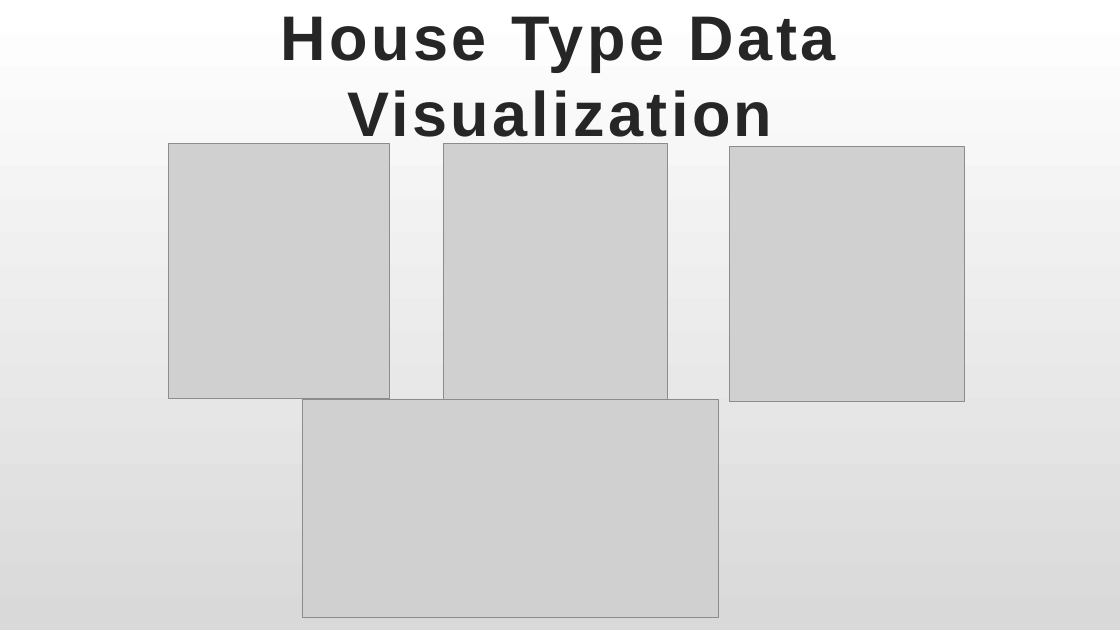
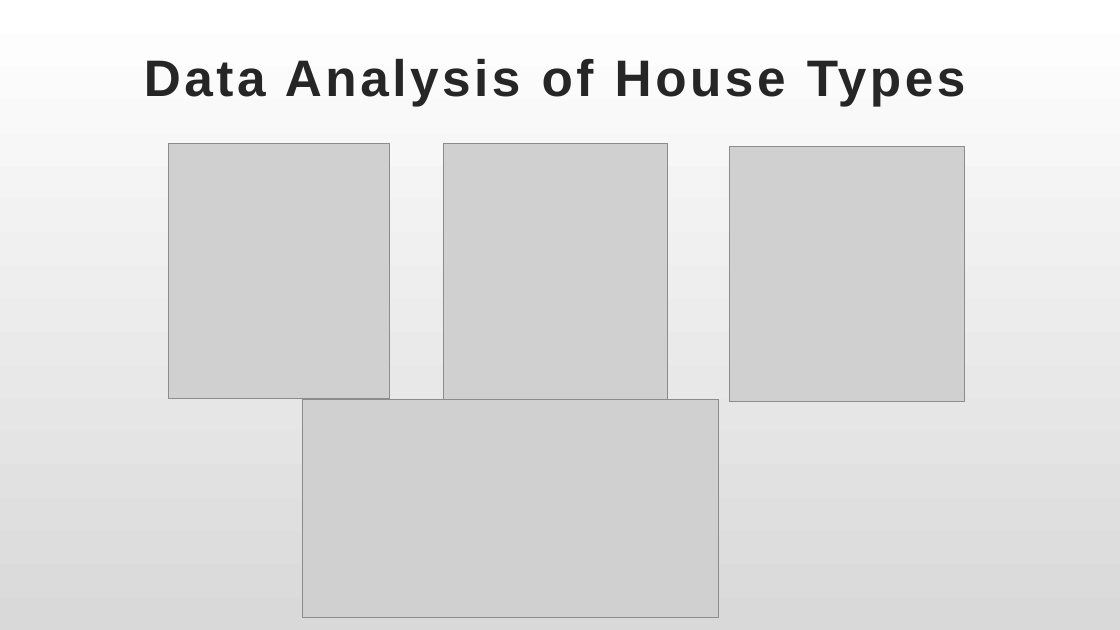
Before and after one commit to Yuehao-Wang/AIM-5001, a slide deck: slide 8 of Y_Wang_Final_Project_Presentation.pptx. Drawn at 1120x630 pixels with LibreOffice and Linux fonts; fonts in the diff are those of the drawing; grey boxes stand for pictures. Boxes give left, top, right and bottom in pixels: in the first picture for what was removed or moved away, otherwise in the second. Text is boxed around its words. In the diff, an @@ line names an element or a change of style, - is before the commit and + after.

```diff
--- a/Y_Wang_Final_Project_Presentation.pptx
+++ b/Y_Wang_Final_Project_Presentation.pptx
@@ title at (144, 59, 966, 106): text changed; size 54 to 44 pt @@
-House Type Data Visualization
+Data Analysis of House Types
```
Also in this commit, not shown: 12 other slides changed.
